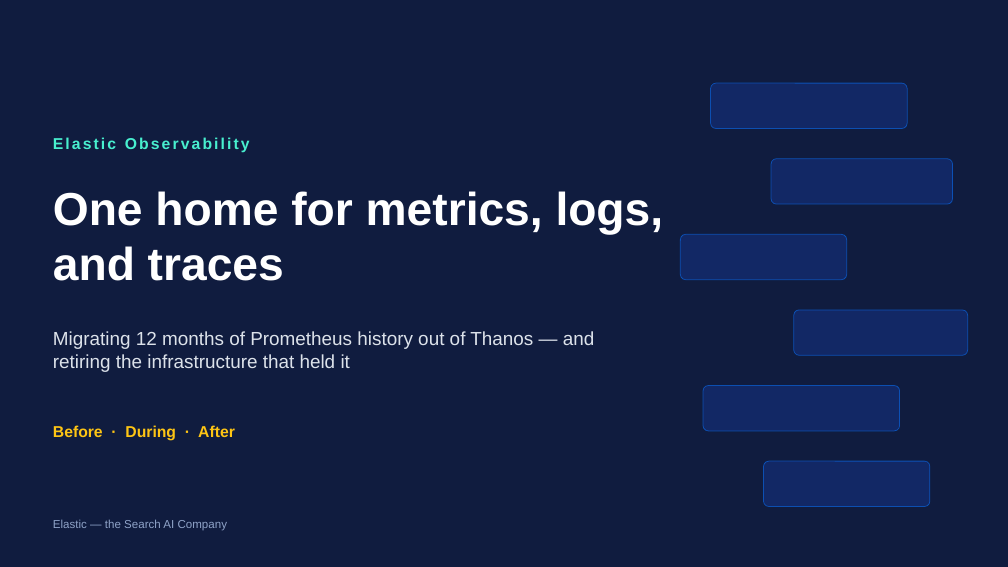
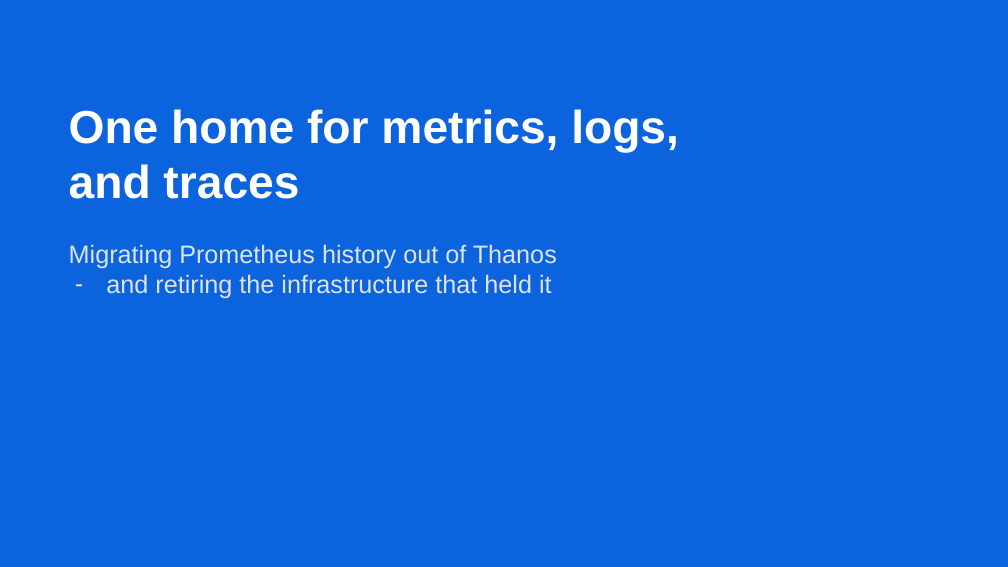
Before and after one commit to rkernutt/thanos-to-elastic, a slide deck: slide 1 of slides/thanos-to-elastic-migration.pptx. Drawn at 1008x567 pixels with LibreOffice and Linux fonts; fonts in the diff are those of the drawing; background and template pictures are left out. Boxes give left, top, right and bottom in pixels: in the first picture for what was removed or moved away, otherwise in the second. Text is boxed around its words. In the diff, an @@ line names an element or a change of style, - is before the commit and + after.

```diff
--- a/slides/thanos-to-elastic-migration.pptx
+++ b/slides/thanos-to-elastic-migration.pptx
@@ background #101C3F to #0B64DD @@
@@ title "One home for metrics, logs, ...": place and size @@
-title "One home for metrics, logs, ..." at box(53, 191, 664, 281)
+title "One home for metrics, logs, ..." at box(69, 109, 679, 199)
@@ title "One home for metrics, logs, ..." at box(69, 109, 679, 199): vertical alignment middle to top @@
@@ rounded rectangle removed at box(711, 83, 907, 129) @@
@@ text removed at box(53, 137, 250, 153) @@
-Elastic Observability
@@ rounded rectangle removed at box(771, 159, 953, 204) @@
@@ rounded rectangle removed at box(681, 234, 847, 280) @@
@@ subtitle at box(69, 244, 557, 299): text changed; size 18 to 24 pt @@
-Migrating 12 months of Prometheus history out of Thanos — and retiring the infrastructure that held it
+Migrating Prometheus history out of Thanos
+– and retiring the infrastructure that held it
@@ rounded rectangle removed at box(794, 310, 968, 355) @@
@@ rounded rectangle removed at box(703, 386, 900, 431) @@
@@ text removed at box(53, 425, 235, 441) @@
-Before · During · After
@@ rounded rectangle removed at box(764, 461, 930, 507) @@
@@ text removed at box(53, 519, 228, 531) @@
-Elastic — the Search AI Company
```
Also in this commit, not shown: 4 other slides changed, 1 slide added, 1 other file.
